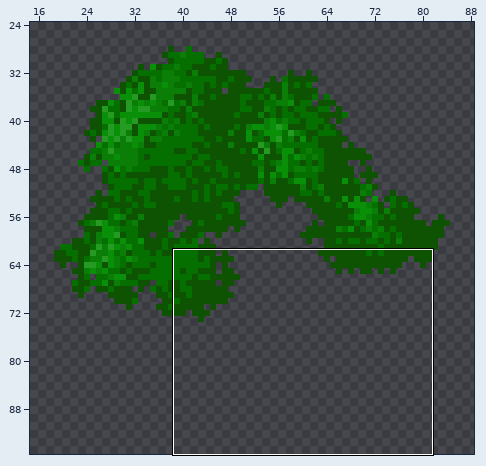
Pixel-art file: Assets/Arts/Construction/Plant/Spring/BigTree02/BigTreeTop_02.aseprite. Above: a wide view before the commit, with the close-up outlined.
Close-up. The starting point:
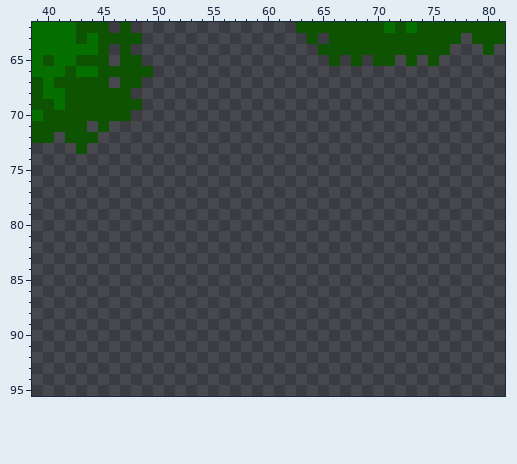
100x100 pixels, 1 frame. Shown: x 39..81, y 62..95. The wide view leaves out empty margins.
After:
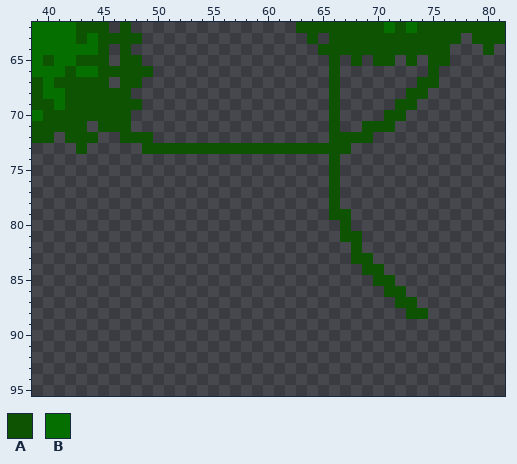
Palette (. is transparent): A #0d5302  B #056f00
Edits made:
Layer "Layer 1 #2":
The edit adds colour A in row 65 at x 76; in row 66 at x 66 and 75; in row 67 at x 66 and 74 to 75; in row 68 at x 66 and 73 to 74; in row 69 at x 66 and 72 to 73; in row 70 at x 66 and 71 to 72.
The edit adds colour A in row 71 at x 46 to 47, 66 and 69 to 71; in row 72 at x 47 to 49 and 66 to 69; in row 73 at x 49 to 67; in rows 74 to 78 at x 66; in row 79 at x 66 to 67; in row 80 at x 67.
The edit adds colour A in row 81 at x 67 to 68; in row 82 at x 68; in row 83 at x 68 to 69; in row 84 at x 69 to 70; in row 85 at x 70 to 71; in row 86 at x 71 to 72.
The edit adds colour A in row 87 at x 72 to 73; in row 88 at x 73 to 74.
